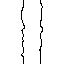
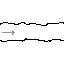
Comparing the layer stacks of the two 64 x 64 images. Changes:
added layer "Right" above "Capa 2" over [2, 30, 15, 35]
hid "DU" over [21, 0, 43, 64]
showed "LR" over [0, 22, 64, 42]
